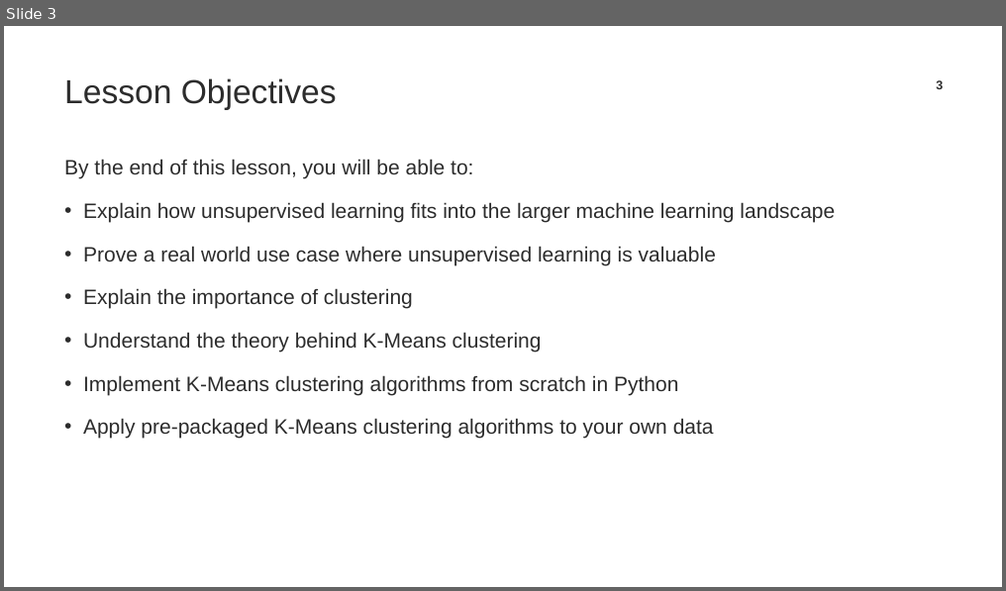
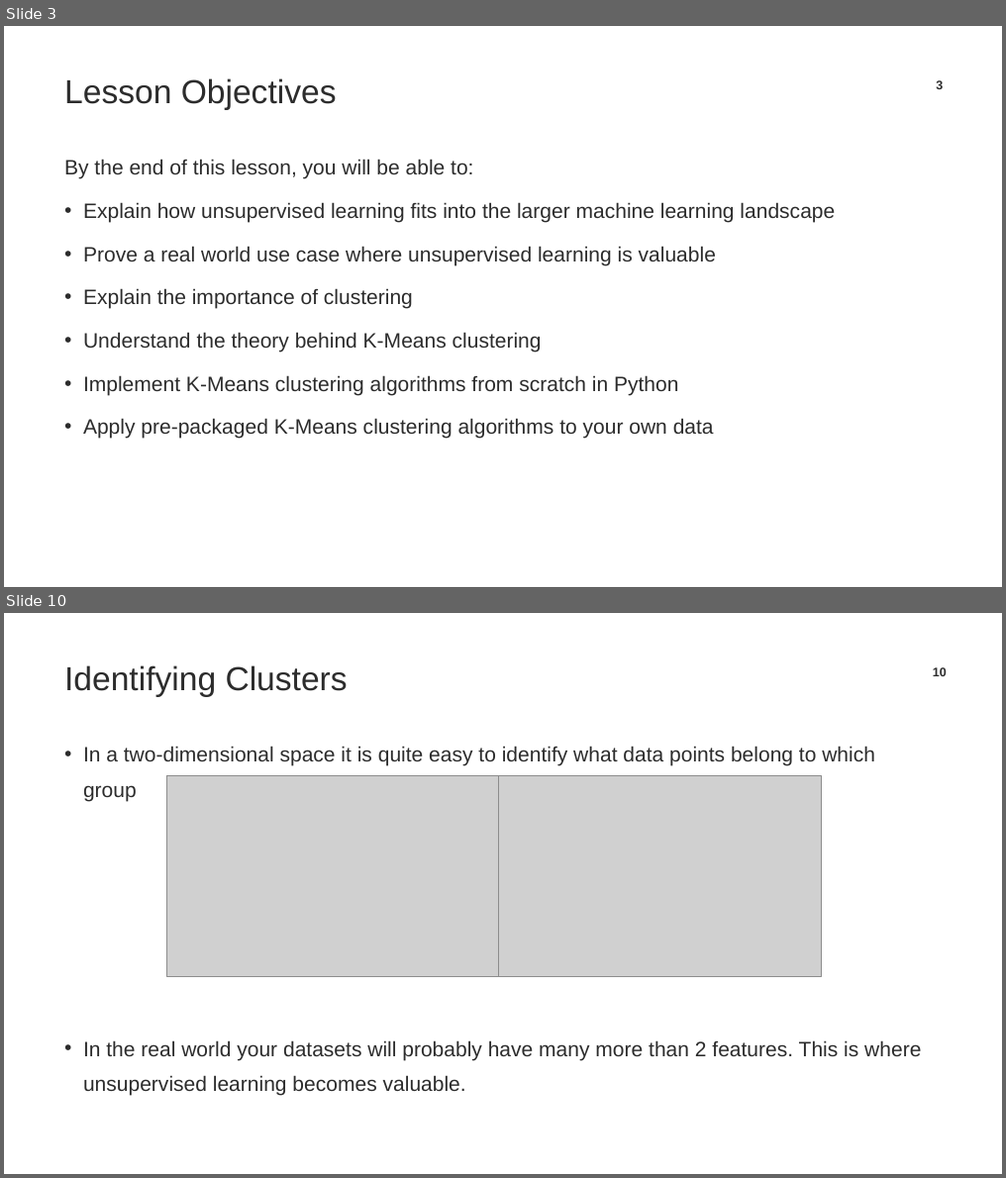
Before and after one commit to TrainingByPackt/Applied-Unsupervised-Learning-with-Python, a slide deck: CH1/Chapter1_PPT.pptx. Shown one above the other, each under a label of ours: slide 3 before the commit, slides 3 and 10 after it; the slides between them are not shown. The pictures are 1006x591 and 1006x1178 pixels, drawn with LibreOffice and Linux fonts; fonts in the diff are those of the drawing; grey boxes stand for pictures; background and template pictures are left out. Boxes give left, top, right and bottom in pixels: in the first picture for what was removed or moved away, otherwise in the second. Text is boxed around its words. In the diff, an @@ line names an element or a change of style, - is before the commit and + after.

```diff
--- a/CH1/Chapter1_PPT.pptx
+++ b/CH1/Chapter1_PPT.pptx
@@ slide 10 added at (4, 613, 1002, 1174), background #FFFFFF @@
@@ title added at (64, 665, 348, 697), 32 pt, text #2C2C2C @@
+Identifying Clusters
@@ page number added at (933, 667, 946, 676), 12 pt, text #2C2C2C, bold @@
+10
@@ text added at (83, 746, 921, 1095), 20 pt, text #2C2C2C @@
+• In a two-dimensional space it is quite easy to identify what data points belong to which group
+• In the real world your datasets will probably have many more than 2 features. This is where unsupervised learning becomes valuable.
@@ picture added at (166, 776, 499, 977) @@
@@ picture added at (498, 776, 822, 977) @@
```
Also in this commit, not shown: 11 slides changed, 21 other slides added, 45 slides removed, 1 other file.
